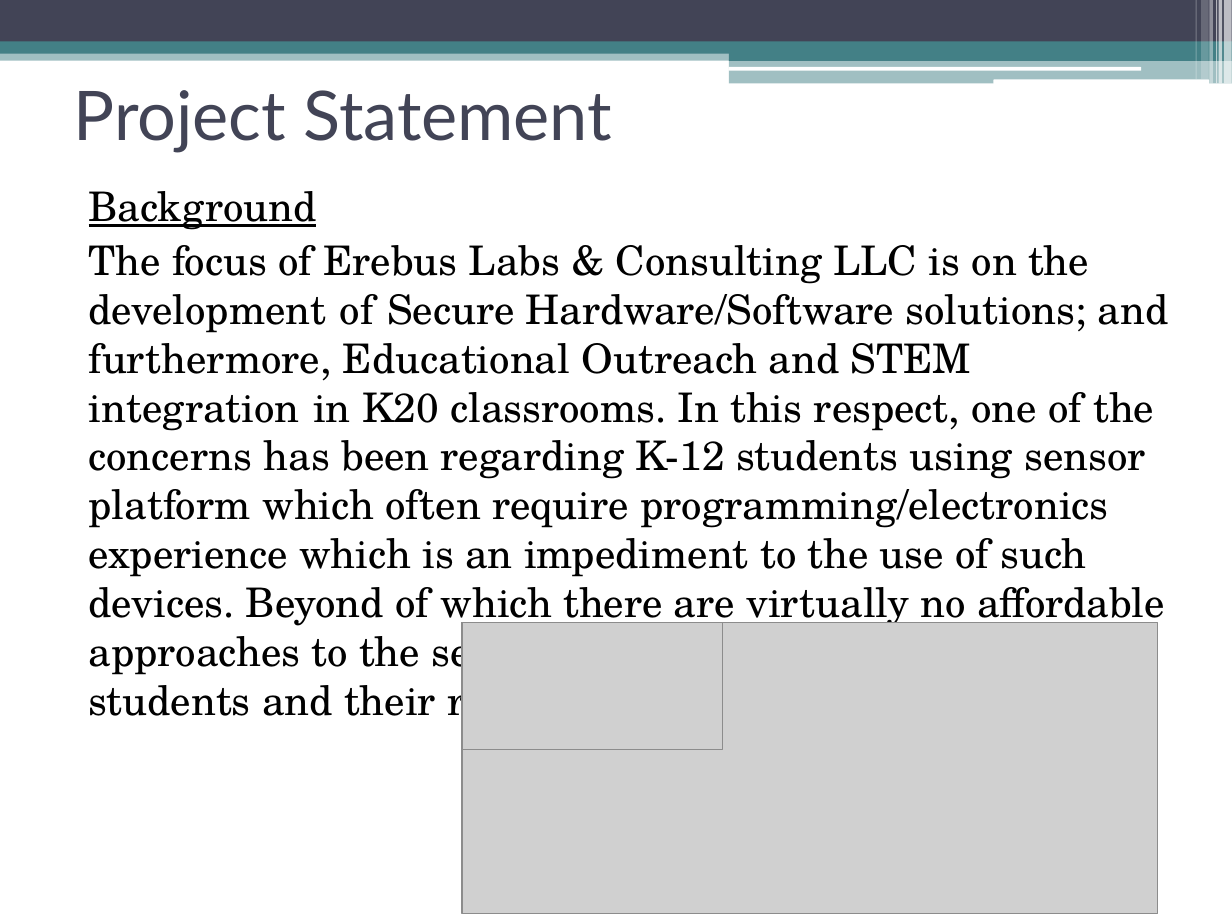
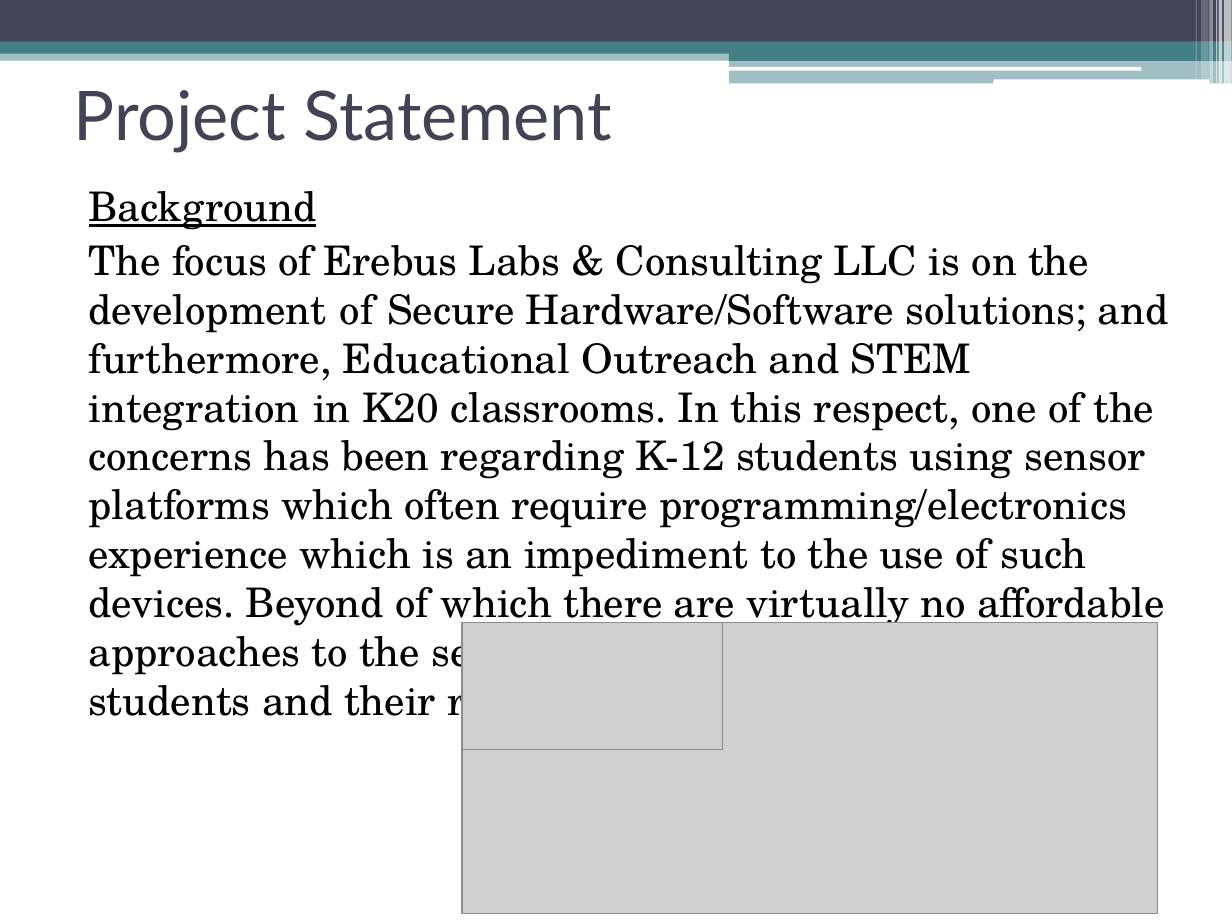
Before and after one commit to erebus-labs/sense_platform, a slide deck: slide 4 of Project Flow Documents/Project Documents/Powerpoint.pptx. Drawn at 1232x924 pixels with LibreOffice and Linux fonts; fonts in the diff are those of the drawing; grey boxes stand for pictures. Boxes give left, top, right and bottom in pixels: in the first picture for what was removed or moved away, otherwise in the second. Text is boxed around its words. In the diff, an @@ line names an element or a change of style, - is before the commit and + after.

```diff
--- a/Project Flow Documents/Project Documents/Powerpoint.pptx
+++ b/Project Flow Documents/Project Documents/Powerpoint.pptx
@@ text at [89,245,1169,727]: text changed @@
-The focus of Erebus Labs & Consulting LLC is on the development of Secure Hardware/Software solutions; and furthermore, Educational Outreach and STEM integration in K20 classrooms. In this respect, one of the concerns has been regarding K-12 students using sensor platform which often require programming/electronics experience which is an impediment to the use of such devices. Beyond of which there are virtually no affordable approaches to the sensor designs available for K12 students and their respective classroom budgets.
+The focus of Erebus Labs & Consulting LLC is on the development of Secure Hardware/Software solutions; and furthermore, Educational Outreach and STEM integration in K20 classrooms. In this respect, one of the concerns has been regarding K-12 students using sensor platforms which often require programming/electronics experience which is an impediment to the use of such devices. Beyond of which there are virtually no affordable approaches to the sensor designs available for K12 students and their respective classroom budgets.
```
Also in this commit, not shown: 3 other slides changed, 7 other files.
